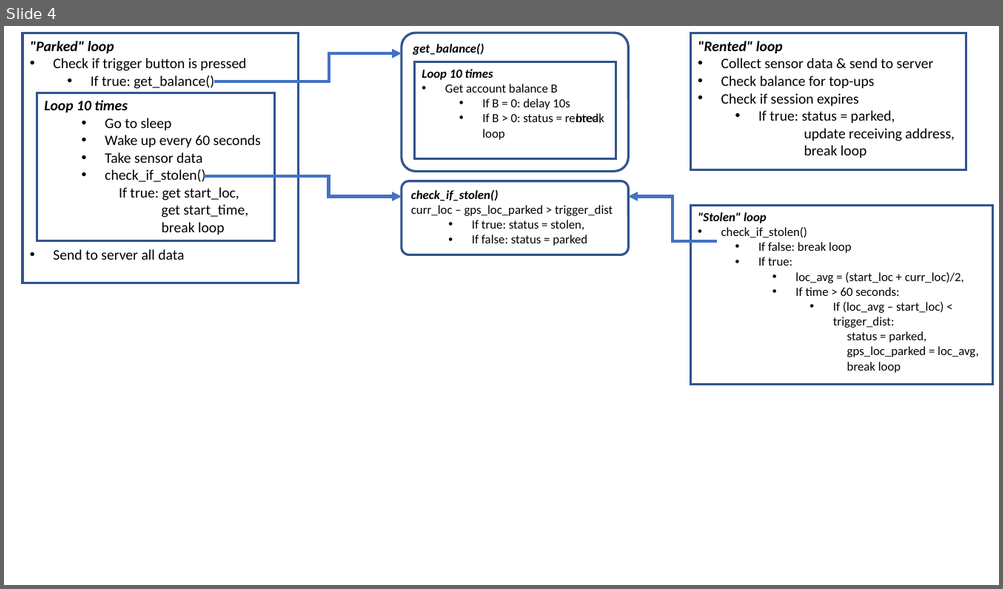
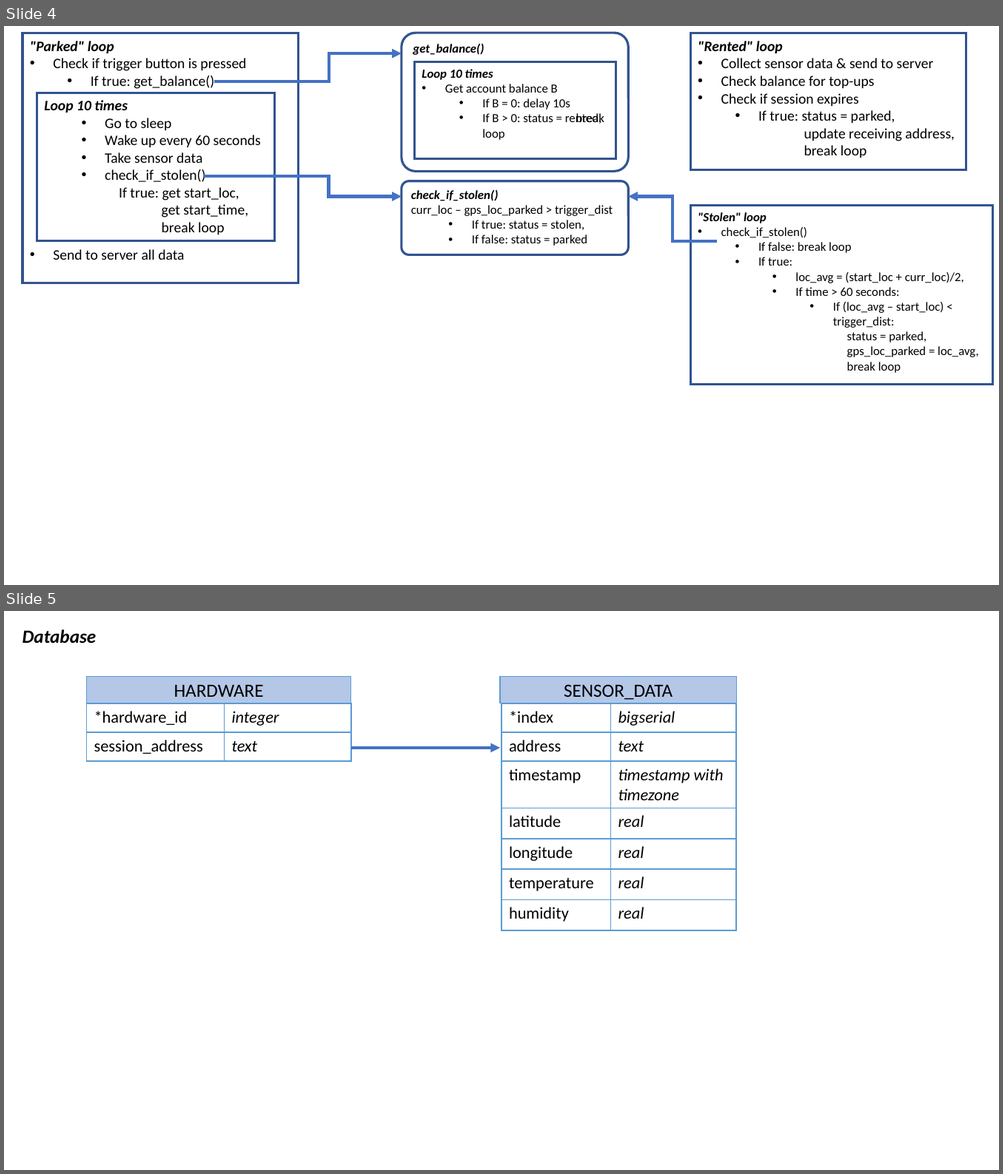
Before and after one commit to yenthusiastic/arp_b, a slide deck: misc/Concept.pptx. Shown one above the other, each under a label of ours: slide 4 before the commit, slides 4 and 5 after it. The pictures are 1003x589 and 1003x1174 pixels, drawn with LibreOffice and Linux fonts; fonts in the diff are those of the drawing. Boxes give left, top, right and bottom in pixels: in the first picture for what was removed or moved away, otherwise in the second. Text is boxed around its words. In the diff, an @@ line names an element or a change of style, - is before the commit and + after.

```diff
--- a/misc/Concept.pptx
+++ b/misc/Concept.pptx
@@ slide 5 added at box(4, 611, 999, 1170), background #FFFFFF @@
@@ text added at box(22, 629, 96, 644), 18 pt, text #000000, bold, italic @@
+Database
@@ rectangle added at box(87, 677, 351, 703), fill #B4C7E7, outline #5B9BD5 1 pt, 18 pt, text #000000 @@
+HARDWARE
@@ rectangle added at box(500, 677, 737, 703), fill #B4C7E7, outline #5B9BD5 1 pt, 18 pt, text #000000 @@
+SENSOR_DATA
@@ table added at box(87, 703, 351, 761), 2 rows, 2 columns @@
+*hardware_id | integer
+session_address | text
@@ table added at box(502, 703, 736, 931), 7 rows, 2 columns @@
+*index | bigserial
+address | text
+timestamp | timestamp with timezone
+latitude | real
+longitude | real
+temperature | real
+humidity | real
@@ arrow added from (351, 748) to (500, 748), #4472C4 3 pt @@
```
Also in this commit, not shown: 2 slides changed, 1 other slide added, 1 other file.
